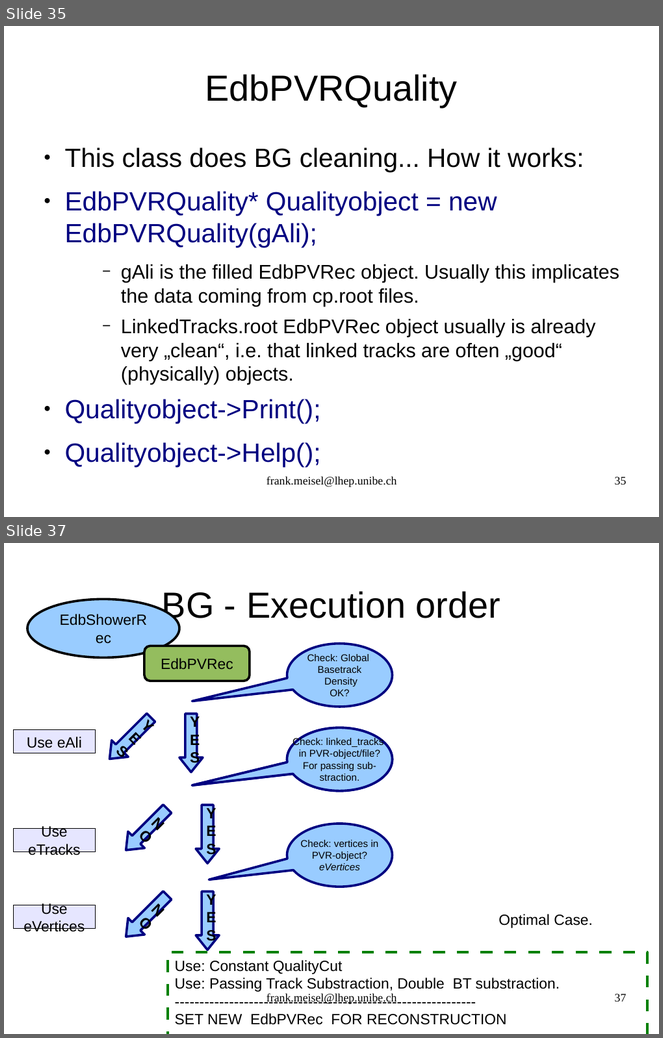
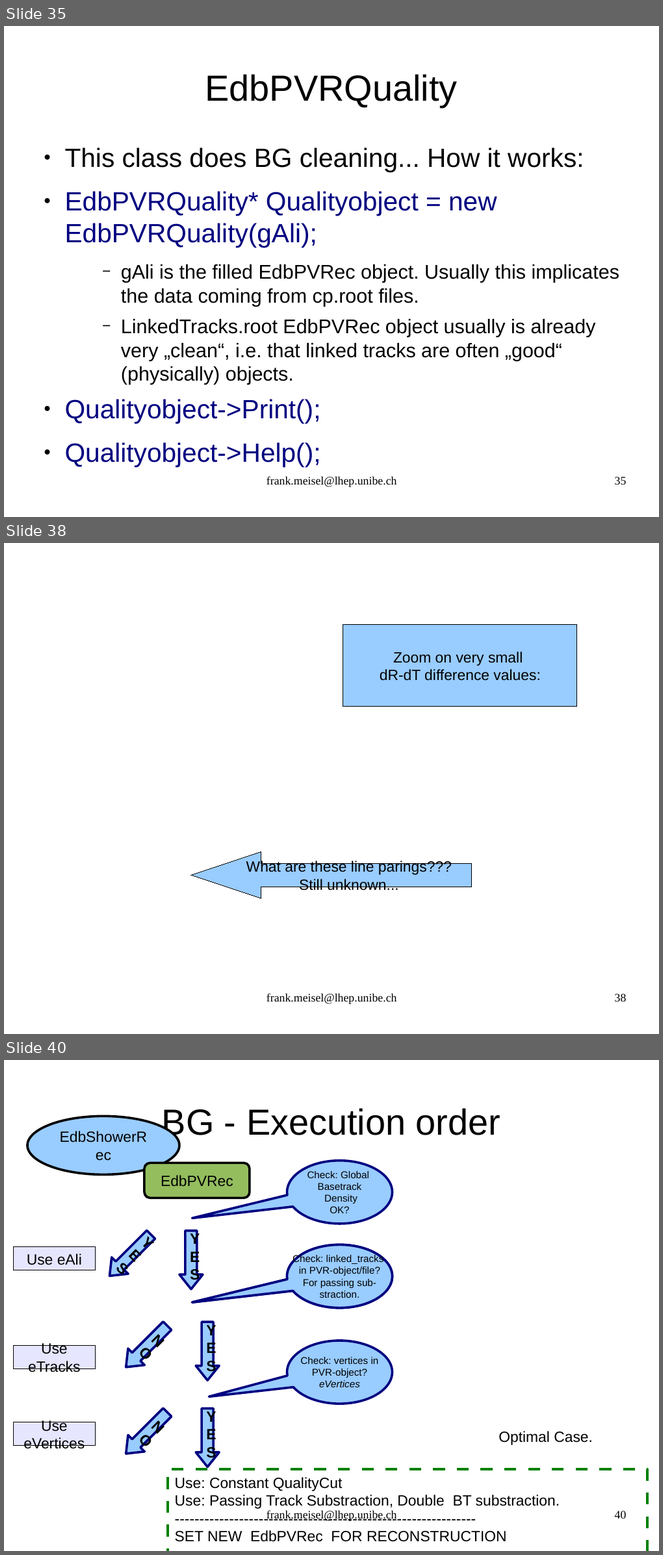
Before and after one commit to antonioiuliano2/fedra, a slide deck: src/libShower/documentation/libShowerMANUAL.odp. Shown one above the other, each under a label of ours: slides 35 and 37 before the commit, slides 35, 38 and 40 after it; the slides between them are not shown. The pictures are 663x1038 and 663x1555 pixels, drawn with LibreOffice and Linux fonts; fonts in the diff are those of the drawing; background and template pictures are left out. Boxes give left, top, right and bottom in pixels: in the first picture for what was removed or moved away, otherwise in the second. Text is boxed around its words. In the diff, an @@ line names an element or a change of style, - is before the commit and + after.

```diff
--- a/src/libShower/documentation/libShowerMANUAL.odp
+++ b/src/libShower/documentation/libShowerMANUAL.odp
@@ slide 38 added at box(4, 543, 659, 1034), background picture (left out) @@
@@ rectangle added at box(343, 625, 578, 707), fill #99CCFF, outline #000000 0 pt, 18 pt, text #000000 @@
+Zoom on very small
+dR-dT difference values:
@@ left arrow added at box(191, 852, 472, 899), fill #99CCFF, outline #000000 0 pt, 18 pt, text #000000 @@
+What are these line parings???
+Still unknown...
@@ text added at box(267, 993, 397, 1005), 14 pt, text #000000 @@
+frank.meisel@lhep.unibe.ch
@@ page number added at box(615, 994, 627, 1002), 14 pt, text #000000 @@
+38
@@ what was slide 37 is now slide 40 @@
@@ page number at box(615, 1511, 627, 1519): text changed @@
-37
+40
```
Also in this commit, not shown: 2 slides changed, 2 other slides added, 10 other files.
